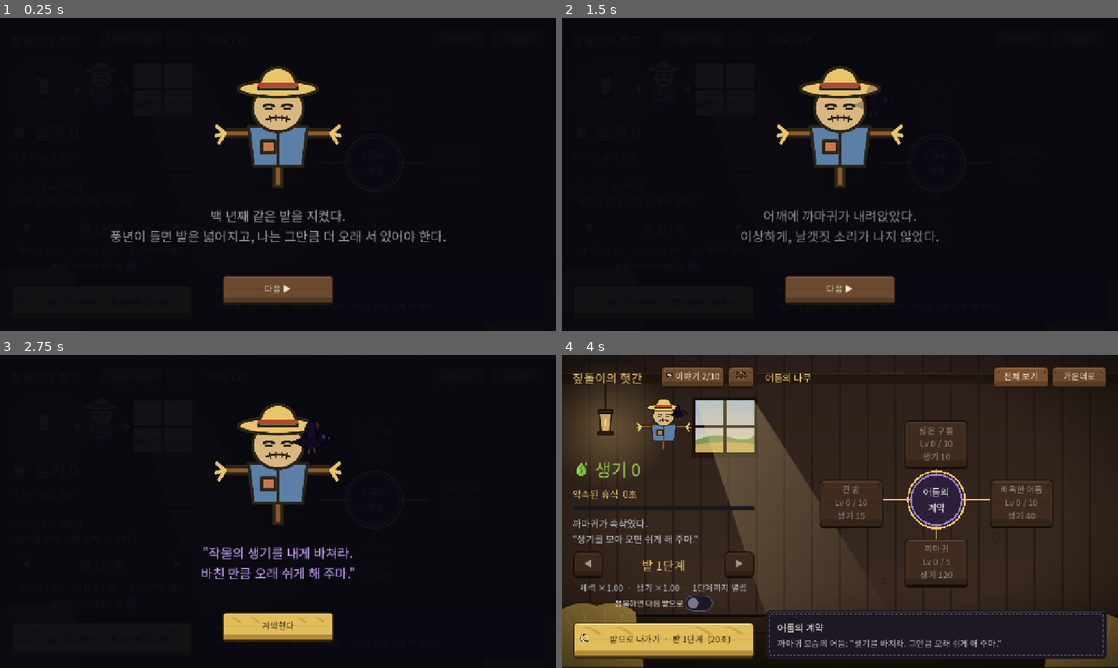
Above: before the commit, frames 1-4 (two rows, left to right).
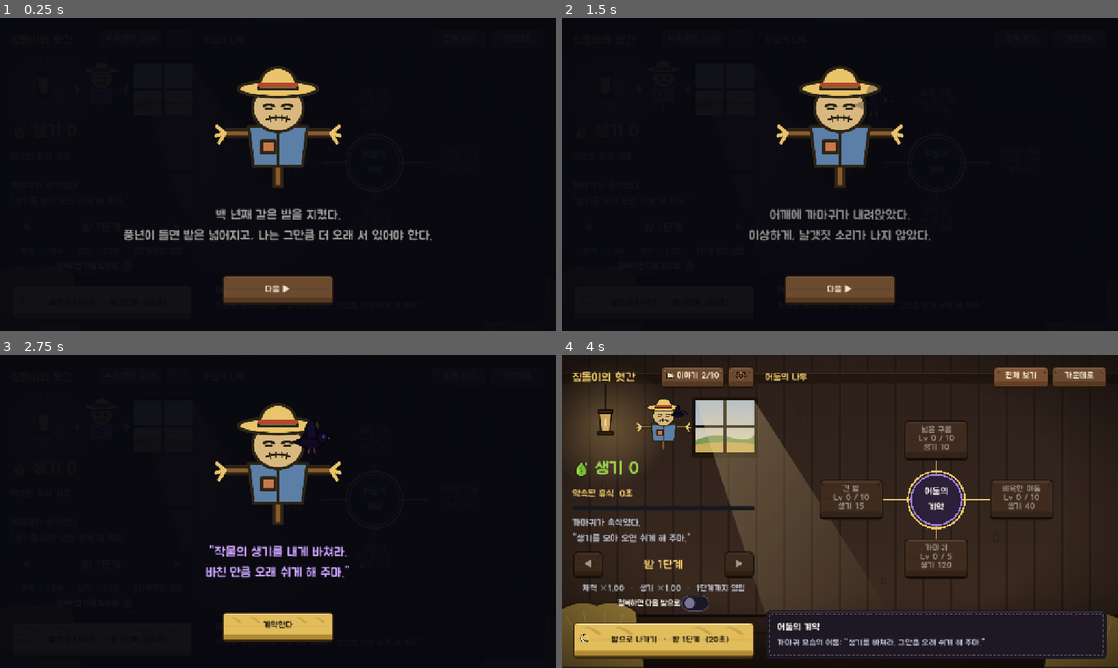
Above: after the commit, the same moments.

Repository: dldpwns1234-rgb/scarecrow1
Game: Godot game, scene res://scenes/main.tscn
Two runs of this game, one before a commit and one after it. Both use one fixed random seed, a clock stepped at 60 frames per second and the inputs below.
Inputs (mouse positions are in pixels of both pictures, inside the frame that each line leads up to):
- Up to frame 1 (0.25 s): no input
- Up to frame 2 (1.5 s): click "이야기 2/10" at 0.5 s; click (739, 39) at 1.27 s
- Up to frame 3 (2.75 s): click "정복하면 다음 밭으로" at 2 s
- Up to frame 4 (4 s): click "밤으로 나가기 · 밭 1단계 (20초)" at 2.75 s; click "전체 보기" at 3.5 s

The runs differ from the first frame. In frame 1, 2.0% of the frame differs, in the area x 19-81%, y 60-88%; in frame 2, 1.4%; in frame 3, 1.5%; in frame 4, 5.6%, in the area x 1-96%, y 5-94%.

Commit message:
글꼴을 주아체 Jua로 (방장 #526): 둥글고 굵어 게임 같고 작은 글도 잘 읽힘, OFL(라이선스 함께). 주아체에 없는 글자는 Noto Sans KR이 대신. 큰 나무판 창은 판자 결을 되풀이
Co-Authored-By: Claude Opus 5.5 <noreply@anthropic.com>

Diff:
--- a/assets/ui/theme.tres
+++ b/assets/ui/theme.tres
@@ -8,8 +8,10 @@
 [ext_resource type="Texture2D" path="res://assets/ui/frame_burlap.svg" id="6_5jbdf"]
 [ext_resource type="Texture2D" path="res://assets/ui/frame_parchment.svg" id="7_86uey"]
 [ext_resource type="Texture2D" path="res://assets/ui/frame_wood.svg" id="8_5jbdf"]
-
-[sub_resource type="StyleBoxTexture" id="art_6"]
+[ext_resource type="FontFile" path="res://assets/fonts/Jua-Regular.ttf" id="9_unkgg"]
+[ext_resource type="FontFile" path="res://assets/fonts/NotoSansKR-Regular.ttf" id="10_66ixa"]
+
+[sub_resource type="StyleBoxTexture" id="art_7"]
 content_margin_left = 14.0
 content_margin_top = 8.0
 content_margin_right = 14.0
@@ -321,7 +323,7 @@
 axis_stretch_horizontal = 2
 axis_stretch_vertical = 2
 
-[sub_resource type="StyleBoxTexture" id="art_10"]
+[sub_resource type="StyleBoxTexture" id="art_11"]
 content_margin_left = 26.0
 content_margin_top = 22.0
 content_margin_right = 26.0
@@ -562,7 +564,7 @@
 expand_margin_top = 44.0
 anti_aliasing = false
 
-[sub_resource type="StyleBoxTexture" id="art_9"]
+[sub_resource type="StyleBoxTexture" id="art_10"]
 content_margin_left = 26.0
 content_margin_top = 22.0
 content_margin_right = 26.0
@@ -572,16 +574,23 @@
 texture_margin_top = 28.0
 texture_margin_right = 28.0
 texture_margin_bottom = 28.0
+axis_stretch_horizontal = 2
+axis_stretch_vertical = 2
+
+[sub_resource type="FontVariation" id="art_1"]
+fallbacks = Array[Font]([ExtResource("10_66ixa")])
+base_font = ExtResource("9_unkgg")
 
 [resource]
+default_font = SubResource("art_1")
 default_font_size = 22
 AccentButton/base_type = &"Button"
 AccentButton/colors/font_color = Color(0.16862746, 0.14117648, 0.08627451, 1)
 AccentButton/colors/font_focus_color = Color(0.16862746, 0.14117648, 0.08627451, 1)
 AccentButton/colors/font_hover_color = Color(0.16862746, 0.14117648, 0.08627451, 1)
-AccentButton/styles/hover = SubResource("art_6")
-AccentButton/styles/normal = SubResource("art_5")
-AccentButton/styles/pressed = SubResource("art_7")
+AccentButton/styles/hover = SubResource("art_7")
+AccentButton/styles/normal = SubResource("art_6")
+AccentButton/styles/pressed = SubResource("art_8")
 AcceptDialog/styles/panel = SubResource("style_40")
 Button/colors/font_color = Color(0.9529412, 0.9019608, 0.78431374, 1)
 Button/colors/font_disabled_color = Color(0.6392157, 0.59607846, 0.5294118, 1)
@@ -638,10 +647,10 @@
 NavButton/styles/hover_pressed = SubResource("style_10")
 NavButton/styles/normal = SubResource("style_8")
 NavButton/styles/pressed = SubResource("style_10")
-Panel/styles/panel = SubResource("art_8")
-PanelContainer/styles/panel = SubResource("art_8")
+Panel/styles/panel = SubResource("art_9")
+PanelContainer/styles/panel = SubResource("art_9")
 Parchment/base_type = &"PanelContainer"
-Parchment/styles/panel = SubResource("art_10")
+Parchment/styles/panel = SubResource("art_11")
 Pill/base_type = &"Label"
 Pill/font_sizes/font_size = 24
 Pill/styles/normal = SubResource("style_18")
@@ -675,4 +684,4 @@
 Window/colors/title_color = Color(0.94509804, 0.93333334, 0.89411765, 1)
 Window/styles/embedded_border = SubResource("style_42")
 WoodPanel/base_type = &"PanelContainer"
-WoodPanel/styles/panel = SubResource("art_9")
+WoodPanel/styles/panel = SubResource("art_10")
--- a/tools/theme_art.gd
+++ b/tools/theme_art.gd
@@ -2,6 +2,7 @@
 ## 테마 생성기 1부: 그림 틀 (방장 2026-10-15 '진짜 게임처럼', 아트 방향 '달빛 동화 그림책풍'). tools/make_theme.gd가 상속해 마지막에 _dress()를 부른다.
 ## 납작한 단색 상자 대신 SVG 9칸 늘림 그림을 입힌다: 단추는 볏짚 끈 나무판(눌리면 내려앉음), 주요 단추는 금칠 판, 패널은 바느질한 삼베.
 ## 타입 변형 WoodPanel(볏짚 끈 나무판: 결과 알림·확인 창·설정), Parchment(낡은 종이: 이야기 카드·다시 읽기, 글은 짙은 갈색은 화면이 정한다).
+## 글꼴은 주아체 Jua(둥글고 굵음, OFL, 방장 2026-10-15 고름). 주아체에 없는 드문 글자는 Noto Sans KR이 대신 그린다.
 ## 그림은 assets/ui/*.svg (손으로 그린 SVG가 원본). 9칸 늘림이라 가장자리 폭(margin)만큼은 그대로, 가운데는 늘어난다
 
 const WOOD := "res://assets/ui/button_wood.svg"
@@ -10,6 +11,8 @@
 const BURLAP := "res://assets/ui/frame_burlap.svg"
 const WOOD_FRAME := "res://assets/ui/frame_wood.svg"
 const PARCHMENT := "res://assets/ui/frame_parchment.svg"
+const JUA := "res://assets/fonts/Jua-Regular.ttf"
+const NOTO := "res://assets/fonts/NotoSansKR-Regular.ttf"
 const BUTTON_EDGE: int = 16          # 단추 그림의 가장자리 폭
 const BUTTON_SHADOW: int = 10        # 단추 아래 그늘 두께 (글을 그만큼 위로)
 const PANEL_EDGE: int = 20
@@ -29,6 +32,12 @@
 
 ## Button·AccentButton·PanelContainer·Panel의 상자를 그림 틀로 바꾼다 (다른 타입 변형은 그대로)
 func _dress(theme: Theme) -> void:
+	var font := FontVariation.new()
+	_art_count += 1
+	font.resource_scene_unique_id = "art_%d" % _art_count
+	font.base_font = load(JUA)
+	font.fallbacks = [load(NOTO)]
+	theme.default_font = font
 	var wood := _box(WOOD, BUTTON_EDGE, BUTTON_TEXT, BUTTON_SHADOW)
 	for state: String in ["normal"]:
 		theme.set_stylebox(state, "Button", wood)
@@ -50,7 +59,10 @@
 	theme.set_stylebox("panel", "Panel", burlap)
 	theme.add_type("WoodPanel")
 	theme.set_type_variation("WoodPanel", "PanelContainer")
-	theme.set_stylebox("panel", "WoodPanel", _box(WOOD_FRAME, FRAME_EDGE, FRAME_TEXT))
+	var wood_frame := _box(WOOD_FRAME, FRAME_EDGE, FRAME_TEXT)
+	wood_frame.axis_stretch_horizontal = StyleBoxTexture.AXIS_STRETCH_MODE_TILE_FIT  # 큰 창에서 판자 결이 뭉개지지 않고 되풀이되게
+	wood_frame.axis_stretch_vertical = StyleBoxTexture.AXIS_STRETCH_MODE_TILE_FIT
+	theme.set_stylebox("panel", "WoodPanel", wood_frame)
 	theme.add_type("Parchment")
 	theme.set_type_variation("Parchment", "PanelContainer")
 	theme.set_stylebox("panel", "Parchment", _box(PARCHMENT, FRAME_EDGE, FRAME_TEXT))
Not shown, added: assets/fonts/Jua-OFL.txt
Binary file added: assets/fonts/Jua-Regular.ttf
Not shown, added: assets/fonts/Jua-Regular.ttf.import
Not shown: 8 places in assets/ui/theme.tres that only renumber resources
Not shown, changed: CLAUDE.md
